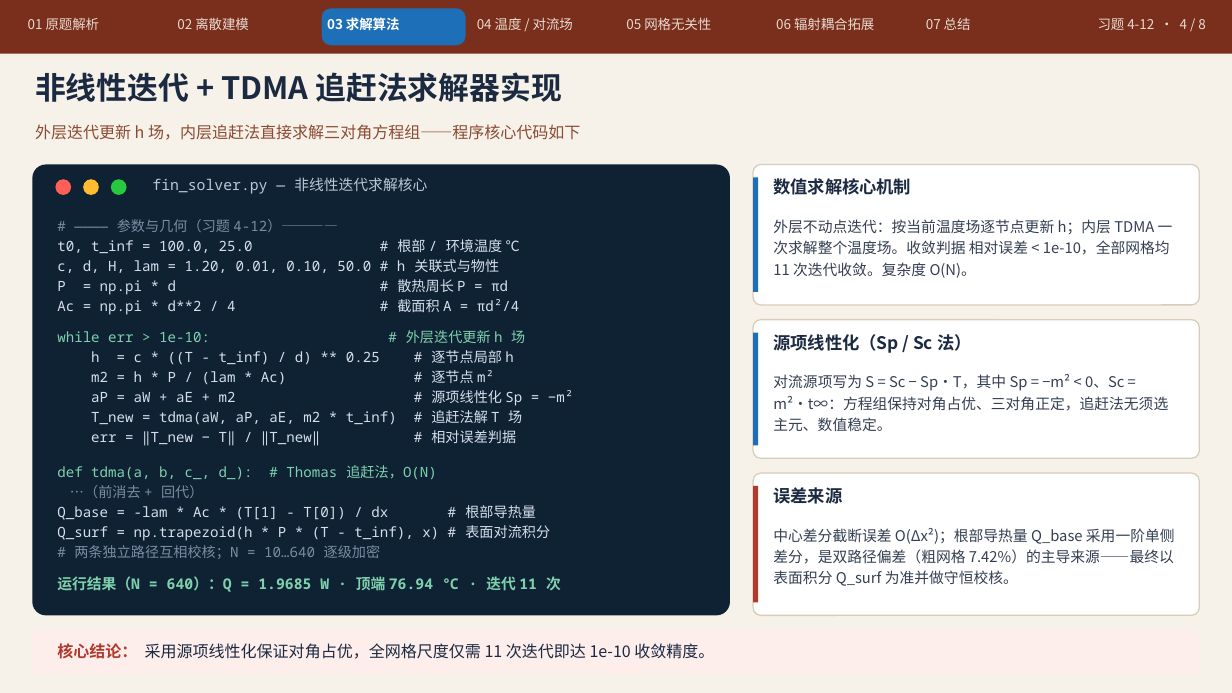
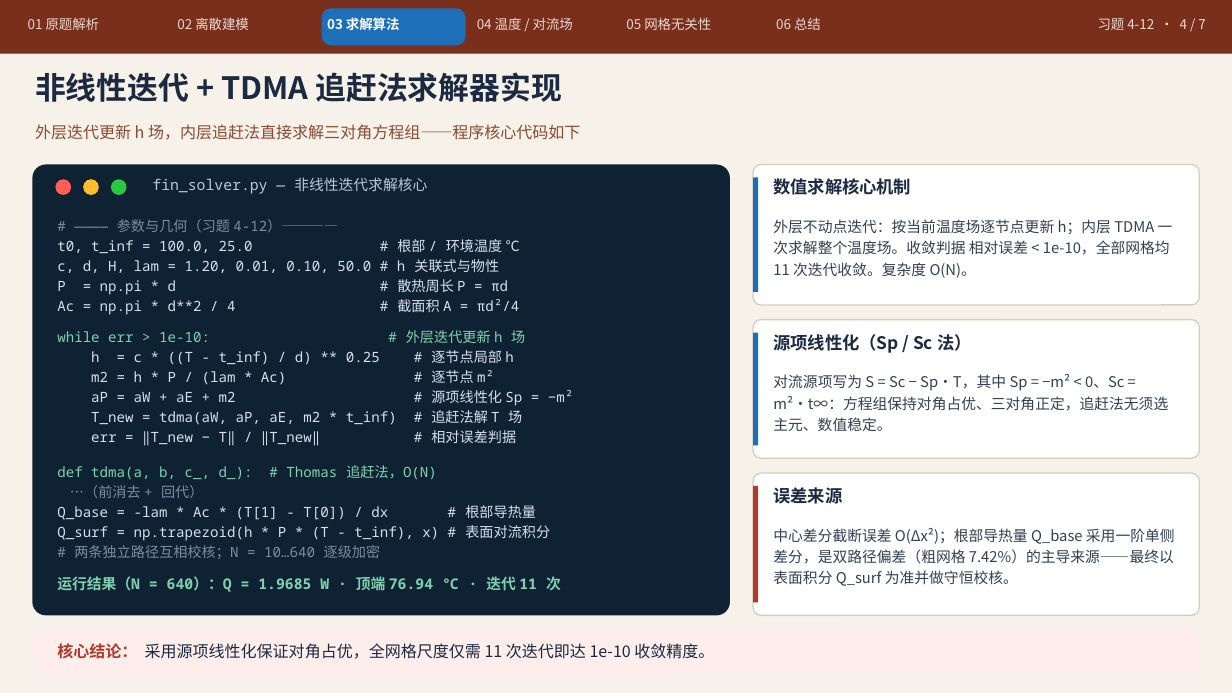
Before and after one commit to Xbox123z/heat-transfer-4-12-ppt, a slide deck: slide 4 of 传热学大作业_习题4-12_重制版V2.pptx. Drawn at 1232x693 pixels with LibreOffice and Linux fonts; fonts in the diff are those of the drawing. Boxes give left, top, right and bottom in pixels: in the first picture for what was removed or moved away, otherwise in the second. Text is boxed around its words. In the diff, an @@ line names an element or a change of style, - is before the commit and + after.

Commit message:
update 传热学大作业_习题4-12_重制版V2.pptx (v2.1, remove 4-13)

```diff
--- a/传热学大作业_习题4-12_重制版V2.pptx
+++ b/传热学大作业_习题4-12_重制版V2.pptx
@@ text at (x1=776, y1=17, x2=821, y2=30): text changed @@
-07 总结
+06 总结
@@ text removed at (x1=776, y1=17, x2=874, y2=30) @@
-06 辐射耦合拓展
@@ text at (x1=1098, y1=18, x2=1205, y2=30): text changed @@
-习题 4-12 · 4 / 8
+习题 4-12 · 4 / 7
```
Also in this commit, not shown: 5 other slides changed, 1 slide removed.
